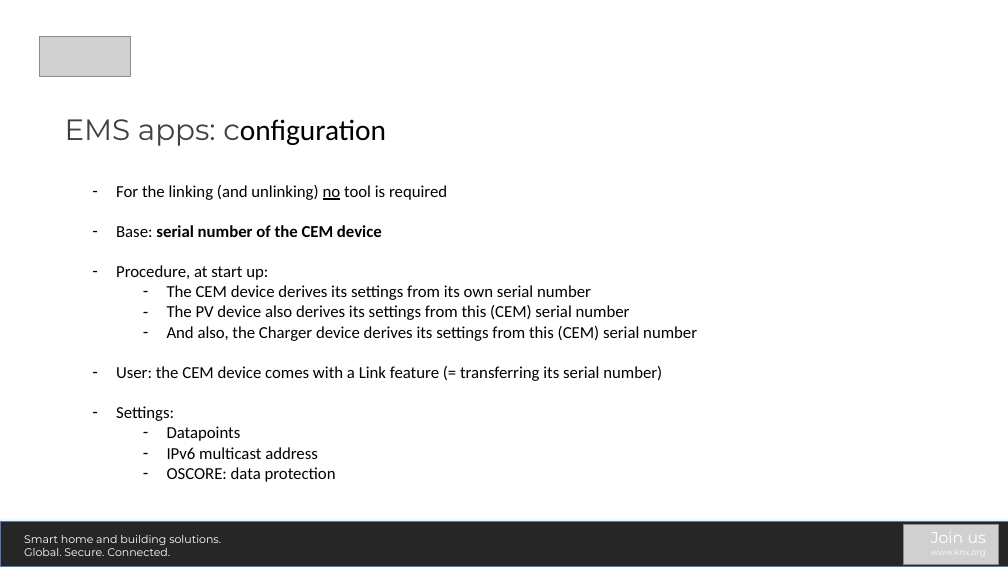
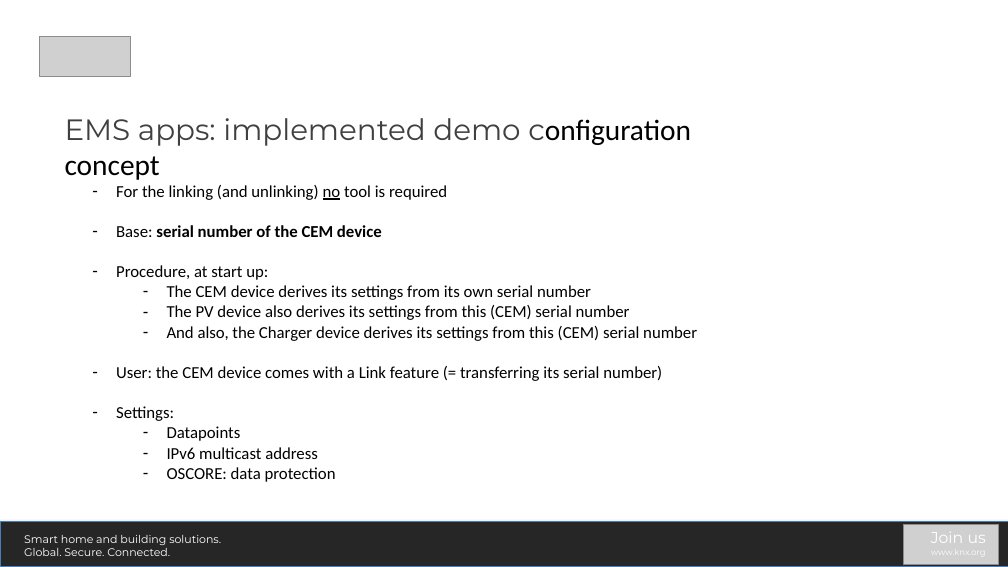
Before and after one commit to Adam-Maciuga/sdk-knx-iot-point-api-stack, a slide deck: slide 9 of apps/EMS/EMS-phase2.pptx. Drawn at 1008x567 pixels with LibreOffice and Linux fonts; fonts in the diff are those of the drawing; grey boxes stand for pictures. Boxes give left, top, right and bottom in pixels: in the first picture for what was removed or moved away, otherwise in the second. Text is boxed around its words. In the diff, an @@ line names an element or a change of style, - is before the commit and + after.

```diff
--- a/apps/EMS/EMS-phase2.pptx
+++ b/apps/EMS/EMS-phase2.pptx
@@ text at [65,118,691,180]: text changed; font Calibri to Montserrat; text colour #000000 to #404040 @@
-EMS apps: configuration
+EMS apps: implemented demo configuration concept
```
Also in this commit, not shown: 2 other files.
